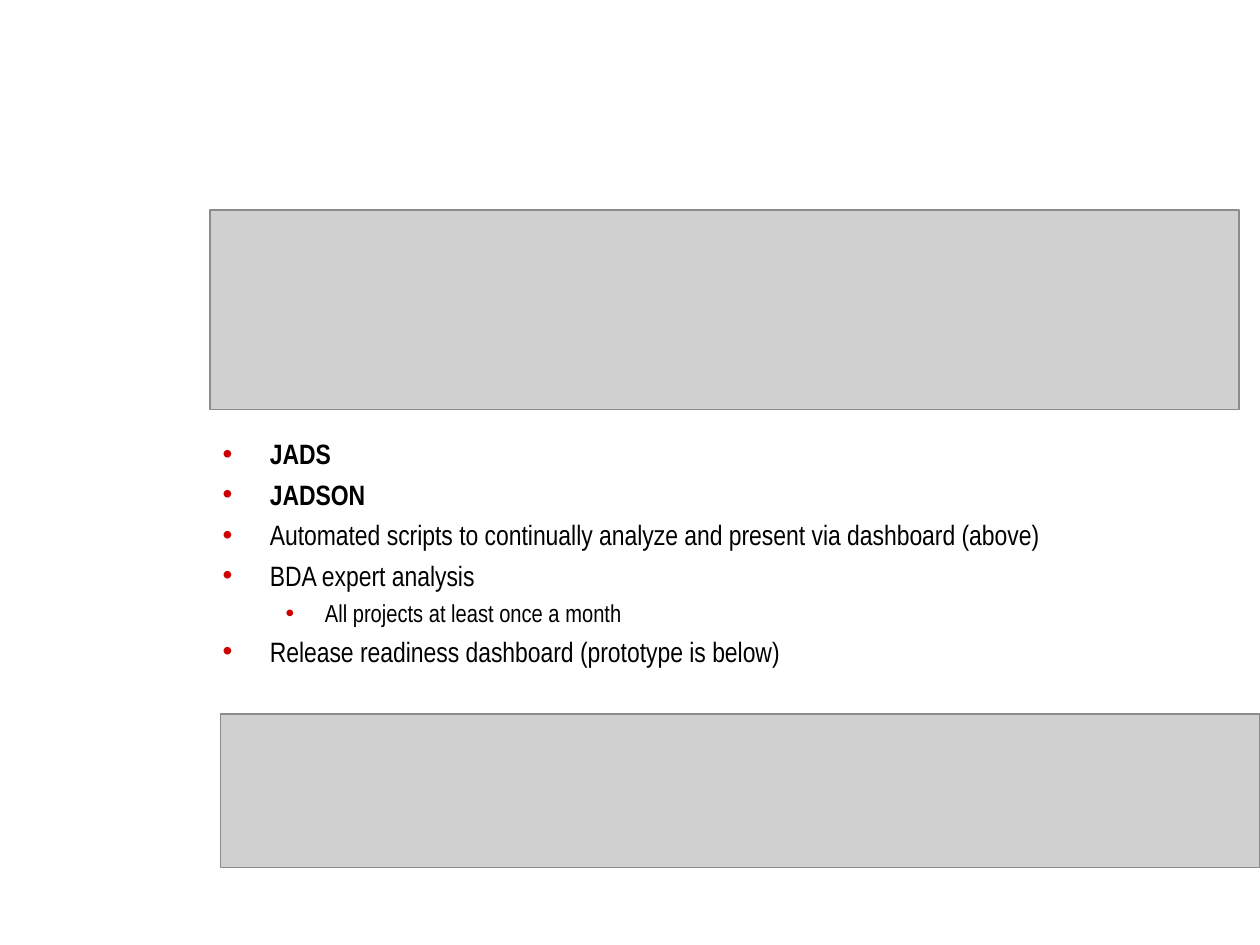
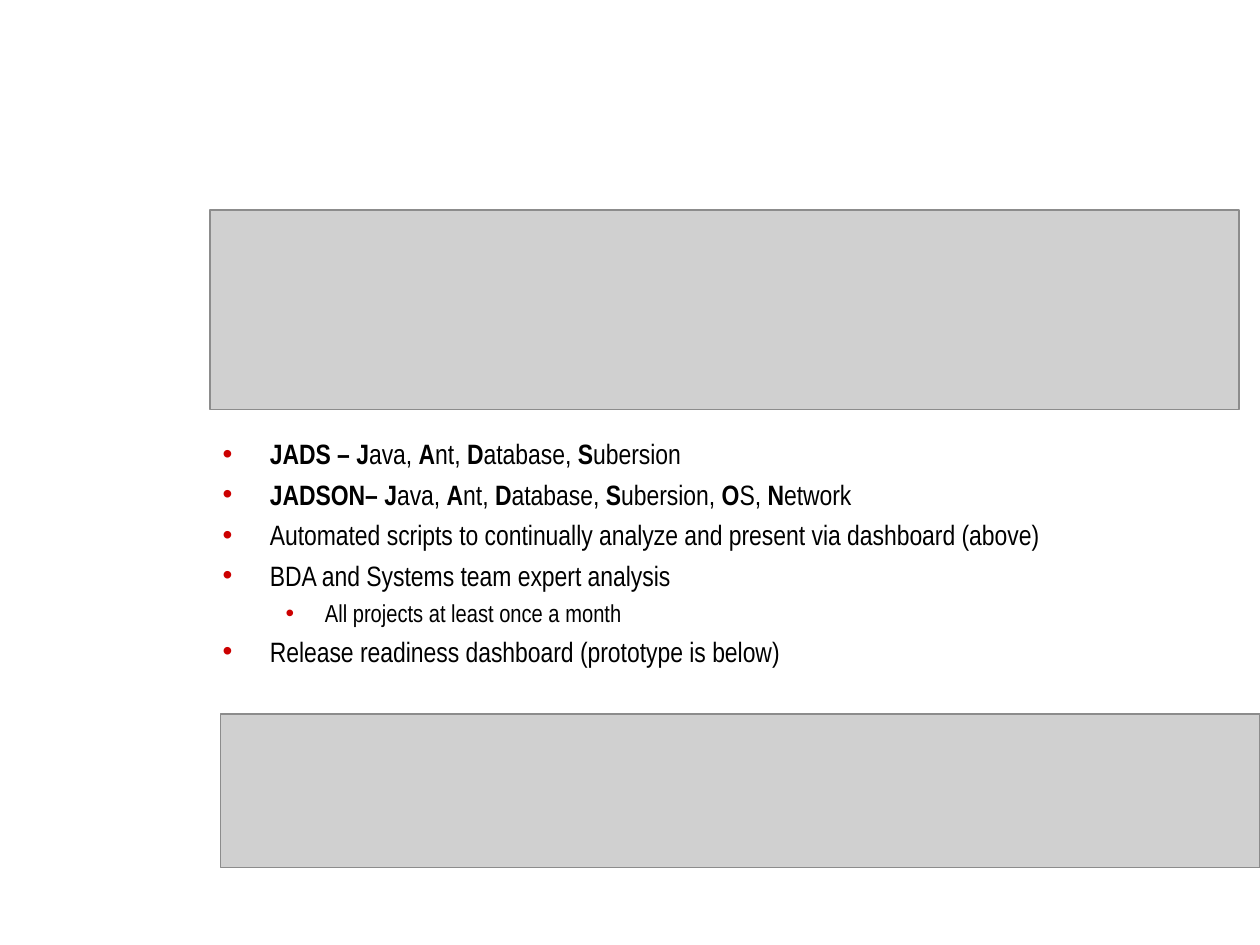
Before and after one commit to NCIP/automation, a slide deck: slide 11 of docs/roadmap/bda-rollout-121708.ppt. Drawn at 1260x945 pixels with LibreOffice and Linux fonts; fonts in the diff are those of the drawing; grey boxes stand for pictures; background and template pictures are left out. Boxes give left, top, right and bottom in pixels: in the first picture for what was removed or moved away, otherwise in the second. Text is boxed around its words. In the diff, an @@ line names an element or a change of style, - is before the commit and + after.

```diff
--- a/docs/roadmap/bda-rollout-121708.ppt
+++ b/docs/roadmap/bda-rollout-121708.ppt
@@ text at [270,443,852,509]: text changed; bold off @@
-• JADS
-• JADSON
+• JADS – Java, Ant, Database, Subersion
+• JADSON– Java, Ant, Database, Subersion, OS, Network
@@ text at [270,565,671,592]: text changed @@
-• BDA expert analysis
+• BDA and Systems team expert analysis
```
Also in this commit, not shown: 1 other slide changed.
